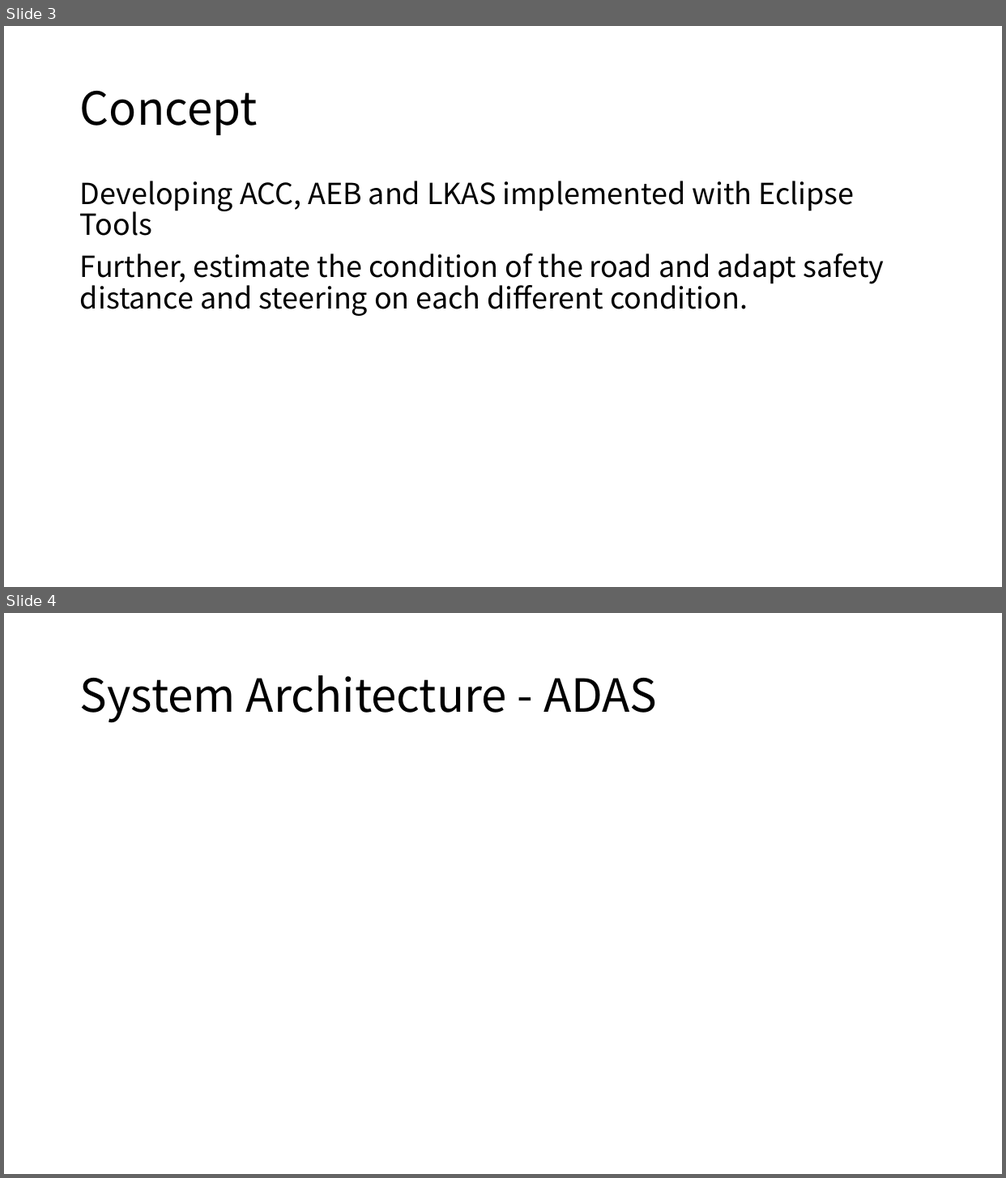
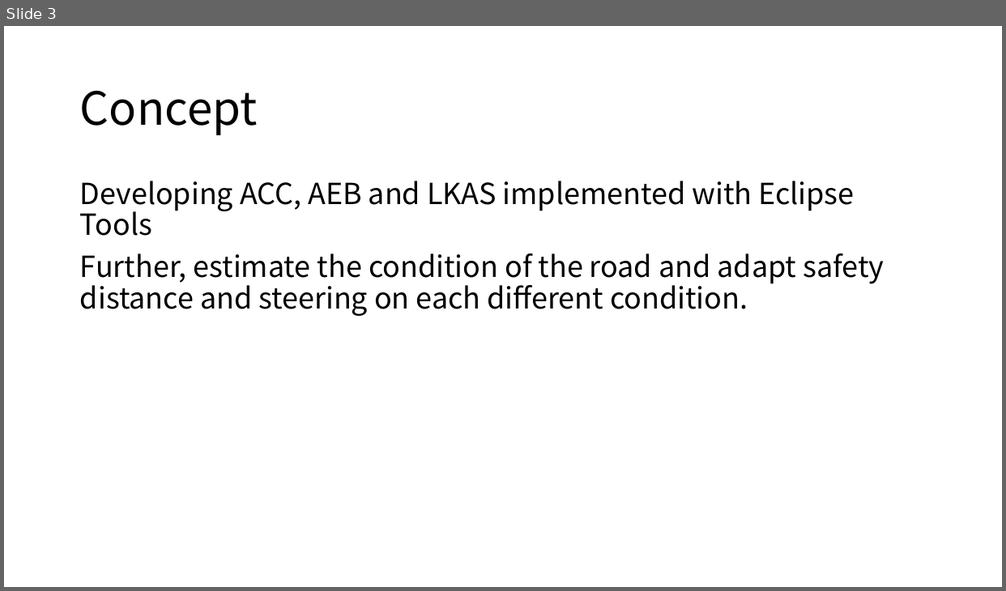
Before and after one commit to Changseok-Oh29/Eclipse_Hackathon_RSD, a slide deck: docs/Eclipse Hackathon - RSD.pptx. Shown one above the other, each under a label of ours: slides 3 and 4 before the commit, slide 3 after it. The pictures are 1006x1178 and 1006x591 pixels, drawn with LibreOffice and Linux fonts; fonts in the diff are those of the drawing. Boxes give left, top, right and bottom in pixels: in the first picture for what was removed or moved away, otherwise in the second. Text is boxed around its words. In the diff, an @@ line names an element or a change of style, - is before the commit and + after.

```diff
--- a/docs/Eclipse Hackathon - RSD.pptx
+++ b/docs/Eclipse Hackathon - RSD.pptx
@@ slide 4 removed at (x1=4, y1=613, x2=1002, y2=1174), background #FFFFFF @@
@@ title removed at (x1=80, y1=675, x2=658, y2=723) @@
-System Architecture - ADAS
```
Also in this commit, not shown: 4 slides changed, 2 slides added, 1 other slide removed, 1 other file.
